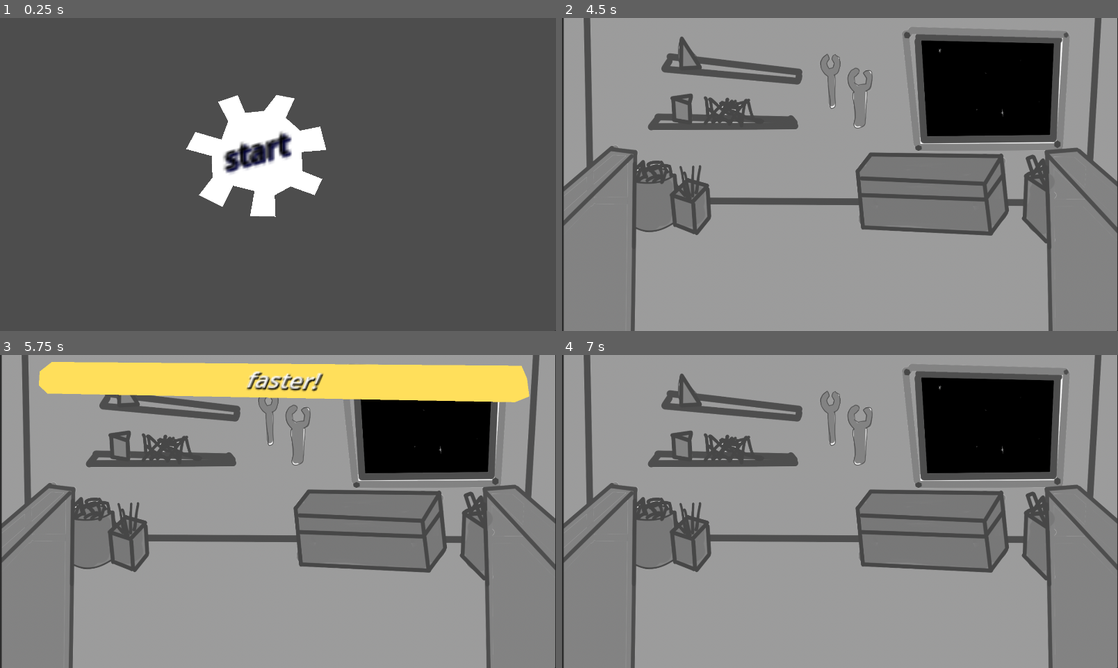
Above: before the commit, frames 1-4 (two rows, left to right).
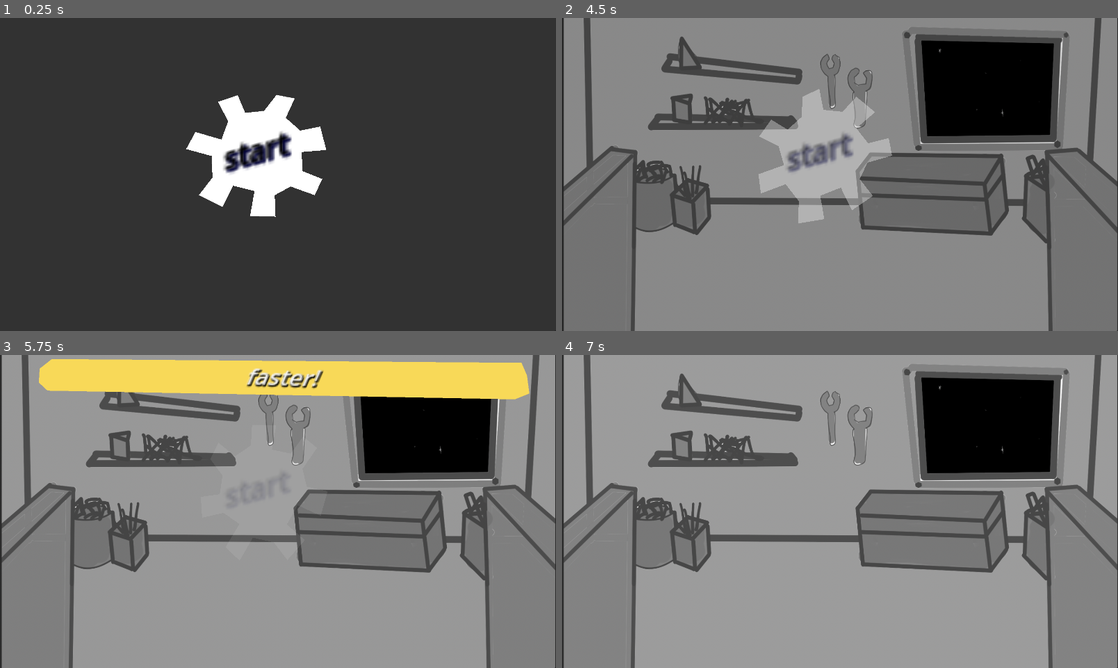
Above: after the commit, the same moments.

Repository: enderpyy/machina
Game: Godot game, scene res://scenes/root.tscn
Two runs of this game, one before a commit and one after it. Both use one fixed random seed, a clock stepped at 60 frames per second and the inputs below.
Inputs (mouse positions are in pixels of both pictures, inside the frame that each line leads up to):
- Up to frame 1 (0.25 s): no input
- Up to frame 2 (4.5 s): tap Enter at 0.5, 4.25 s; move the mouse to (823, 152) at 0.52 s; press the mouse at (823, 152) at 0.53 s; move the mouse to (728, 190) at 1.27 s; release the mouse at (728, 190) at 1.28 s; click (728, 190) at 1.35 s; move the mouse to (895, 105) at 2.02 s; press the mouse at (895, 105) at 2.03 s; tap Space at 2.75 s; move the mouse to (812, 237) at 2.77 s; release the mouse at (812, 237) at 2.78 s; click (812, 237) at 2.85 s; move the mouse to (1006, 221) at 3.52 s; press the mouse at (1006, 221) at 3.53 s; tap Escape (esc) at 4.15 s; move the mouse to (673, 127) at 4.27 s; release the mouse at (673, 127) at 4.28 s; click (673, 127) at 4.35 s
- Up to frame 3 (5.75 s): move the mouse to (305, 511) at 5.02 s; press the mouse at (305, 511) at 5.03 s
- Up to frame 4 (7 s): move the mouse to (756, 433) at 5.77 s; release the mouse at (756, 433) at 5.78 s; click (756, 433) at 5.85 s; tap Space at 6.5 s; move the mouse to (962, 495) at 6.52 s; press the mouse at (962, 495) at 6.53 s

The runs differ from the first frame. In frame 1, 95% of the frame differs, in the area x 0-100%, y 0-100%; in frame 2, 1.3%; in frame 3, 2.5%; in frame 4, nothing differs.

Commit message:
pause menu

Diff:
--- a/machina/button/button_area.gd
+++ b/machina/button/button_area.gd
@@ -4,9 +4,11 @@
 
 var button_down := false
 var mouse_inside := false
+var sensing := true
 
-
-func _on_input_event(viewport: Node, event: InputEvent, shape_idx: int) -> void:
+func _on_inputt_event(viewport: Node, event: InputEvent, shape_idx: int) -> void:
+	if not sensing:
+		return
 	if mouse_inside:
 		if event.is_action_pressed('left_click'):
 			button_down = true
--- a/machina/button/button_area.tscn
+++ b/machina/button/button_area.tscn
@@ -5,6 +5,6 @@
 [node name="ButtonArea" type="Area2D"]
 script = ExtResource("1_17icd")
 
-[connection signal="input_event" from="." to="." method="_on_input_event"]
+[connection signal="input_event" from="." to="." method="_on_inputt_event"]
 [connection signal="mouse_entered" from="." to="." method="_on_mouse_entered"]
 [connection signal="mouse_exited" from="." to="." method="_on_mouse_exited"]
--- a/machina/scenes/main_menu.tscn
+++ b/machina/scenes/main_menu.tscn
@@ -44,6 +44,10 @@
 [node name="Main Menu" type="Node2D"]
 script = ExtResource("1_ekxnf")
 
+[node name="Polygon2D" type="Polygon2D" parent="."]
+color = Color(0, 0, 0, 0.34902)
+polygon = PackedVector2Array(-65, -65, 1986, -56, 2009, 1157, -71, 1142)
+
 [node name="AnimationPlayer" type="AnimationPlayer" parent="."]
 libraries = {
 &"": SubResource("AnimationLibrary_wu84c")
@@ -87,4 +91,5 @@
 autostart = true
 script = ExtResource("5_rtw2f")
 
+[connection signal="pressed" from="ButtonArea" to="." method="_on_start_pressed"]
 [connection signal="timeout" from="Main Theme/Timer" to="Main Theme/Timer" method="_on_timeout"]
--- a/machina/scripts/main_menu.gd
+++ b/machina/scripts/main_menu.gd
@@ -1,26 +1,35 @@
+class_name MainMenu
 extends Node2D
 
 @onready var anim := $AnimationPlayer
-@onready var button := $ButtonArea
+@onready var start_button := $ButtonArea
 @onready var main_theme := $"Main Theme"
 
 signal game_start
-signal game_paused
+signal game_pause
+var on_screen := true
 
-func _ready():
+func _input(event):
+	if event.is_action_pressed('esc'):
+		game_pause.emit()
+		fade_in()
 
-
-	await button.released
+func _on_start_pressed() -> void:
 	fade_out()
+	game_start.emit()
 
 func fade_out():
-	var play_time = 0.8
-	anim.play('fade_out', -1, 1/play_time)
-	game_start.emit()
-	await anim.animation_finished
+	if on_screen == true:
+		on_screen = false
+		start_button.sensing = false
+		var play_time = 0.8
+		anim.play('fade_out', -1, 1/play_time)
+		await anim.animation_finished
 
 func fade_in():
-	var play_time = 0.8
-	anim.play('fade_out', -1, 1/play_time)
-	game_paused.emit()
-	await anim.animation_finished
+	if on_screen == false:
+		on_screen = true
+		var play_time = 0.8
+		anim.play('fade_out', -1, -1/play_time, true)
+		await anim.animation_finished
+		start_button.sensing = true
--- a/machina/scripts/mouse.gd
+++ b/machina/scripts/mouse.gd
@@ -48,8 +48,10 @@
 			Input.warp_mouse(mouse_movement_center)
 
 		if Input.is_action_just_pressed("esc"):
+			 #for if we ever make this a desktop game, and you need to be able to release ur mouse:
 			Input.set_mouse_mode(Input.MOUSE_MODE_VISIBLE)
-			mouse_trapped = false # pause menu logic here
+			mouse_trapped = false
+
 	else:
 		if Input.is_mouse_button_pressed(MouseButton.MOUSE_BUTTON_LEFT):
 			Input.set_mouse_mode(Input.MOUSE_MODE_HIDDEN)
--- a/machina/scripts/root.gd
+++ b/machina/scripts/root.gd
@@ -1,6 +1,7 @@
 extends Node2D
 
 @onready var mouse := $mouse
+@onready var menu = $"Main Menu"
 @onready var resolution := get_viewport().get_visible_rect().size
 @onready var center := resolution / 2
 
@@ -9,7 +10,7 @@
 func _ready():
 	Engine.max_fps = 60
 
-	await $"Main Menu".game_start
+	await menu.game_start
 	#mouse.apply_mouse_slippery(150, 0.94)
 	var level_1 = FNAF_base.instantiate()
 	add_child(level_1)
@@ -17,3 +18,6 @@
 
 func _process(delta: float) -> void:
 	pass
+
+func pause_game():
+	menu.fade_in()
